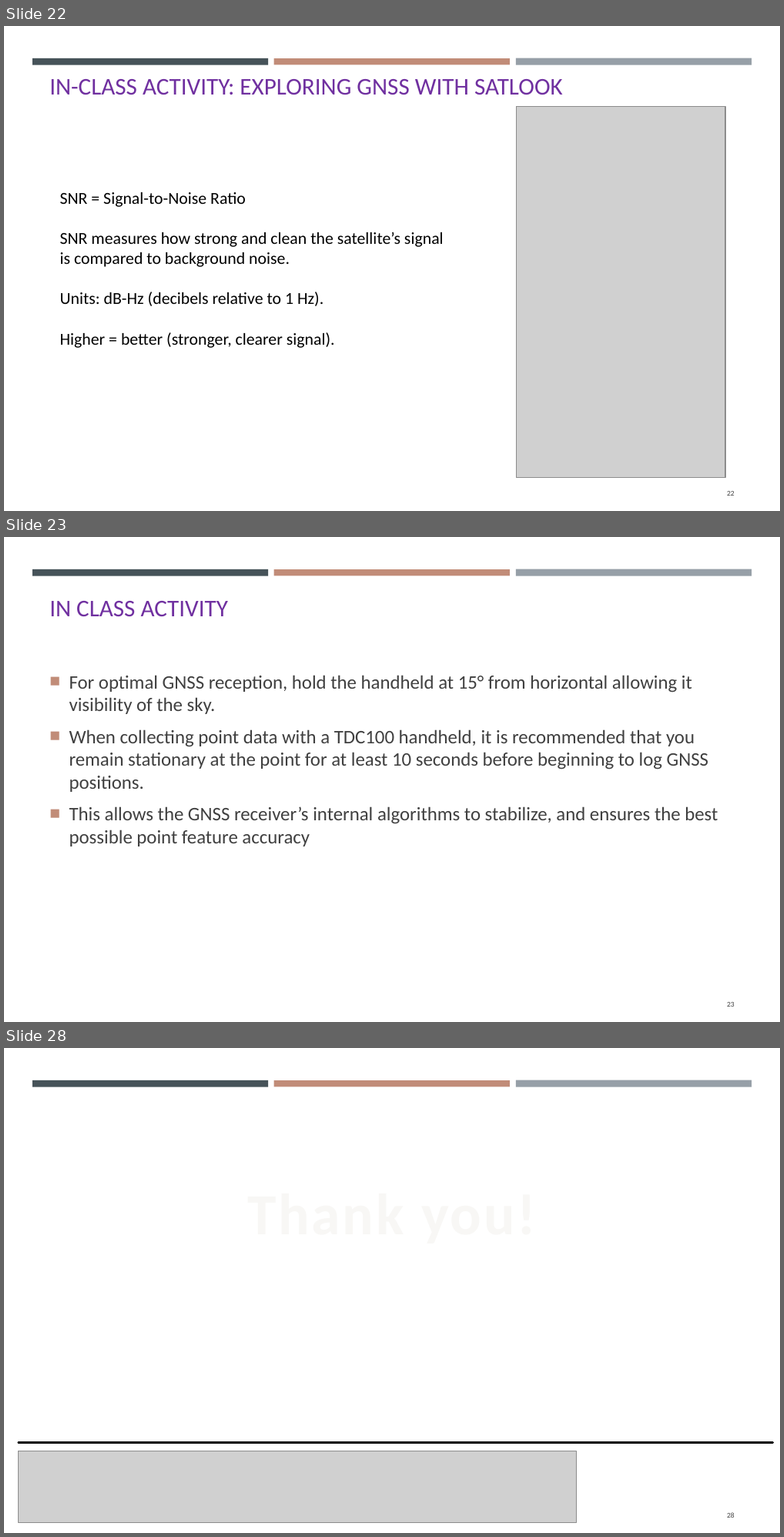
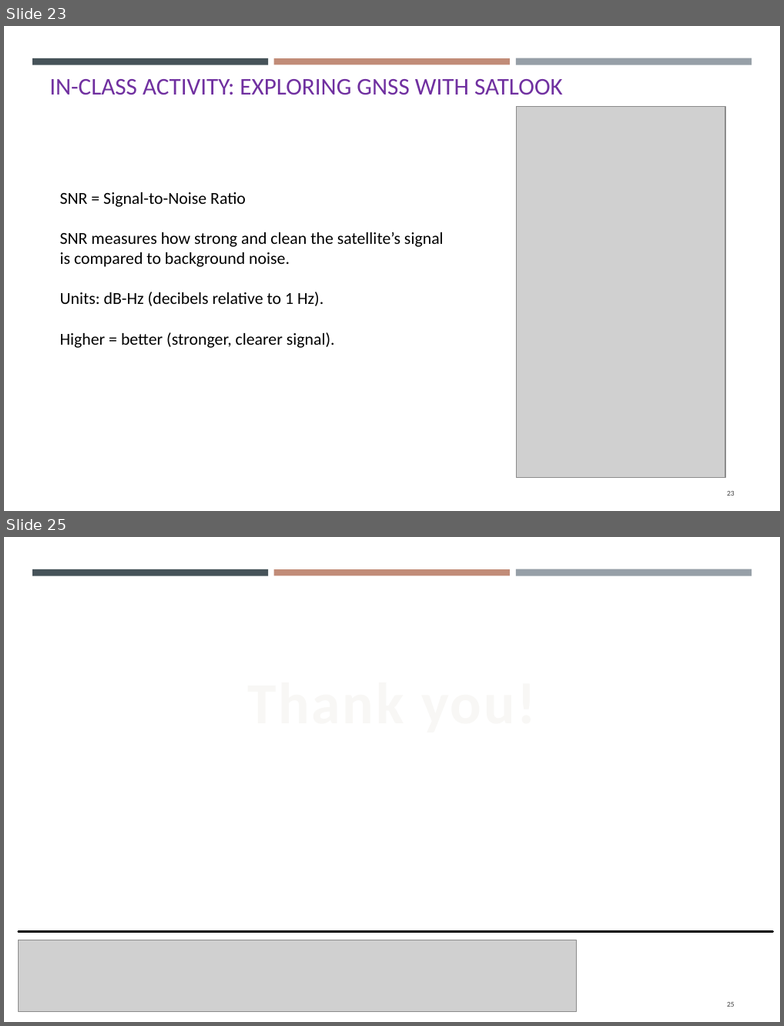
Before and after one commit to gisynw/Field_Techniques, a slide deck: docs/Lectures/Week06/Lecture05_GEOG3319_Receivers.pptx. Shown one above the other, each under a label of ours: slides 22, 23 and 28 before the commit, slides 23 and 25 after it; the slides between them are not shown. The pictures are 784x1537 and 784x1026 pixels, drawn with LibreOffice and Linux fonts; fonts in the diff are those of the drawing; grey boxes stand for pictures. Boxes give left, top, right and bottom in pixels: in the first picture for what was removed or moved away, otherwise in the second. Text is boxed around its words. In the diff, an @@ line names an element or a change of style, - is before the commit and + after.

```diff
--- a/docs/Lectures/Week06/Lecture05_GEOG3319_Receivers.pptx
+++ b/docs/Lectures/Week06/Lecture05_GEOG3319_Receivers.pptx
@@ slide 23 removed at box(4, 537, 780, 1022), background #FFFFFF; not listed: 3 template elements that a slide beside it also shows @@
@@ title removed at box(49, 601, 228, 616) @@
-IN CLASS ACTIVITY
@@ text removed at box(69, 675, 718, 847) @@
-■ For optimal GNSS reception, hold the handheld at 15° from horizontal allowing it visibility of the sky.
-■ When collecting point data with a TDC100 handheld, it is recommended that you remain stationary at the point for at least 10 seconds before beginning to log GNSS positions.
-■ This allows the GNSS receiver’s internal algorithms to stabilize, and ensures the best possible point feature accuracy
@@ page number removed at box(727, 1002, 735, 1007) @@
-23
@@ what was slide 22 is now slide 23 @@
@@ what was slide 28 is now slide 25 @@
@@ page number at box(727, 1002, 735, 1007): text changed @@
-28
+25
```
Also in this commit, not shown: 2 slides changed, 1 slide added, 3 other slides removed, 1 other file.
